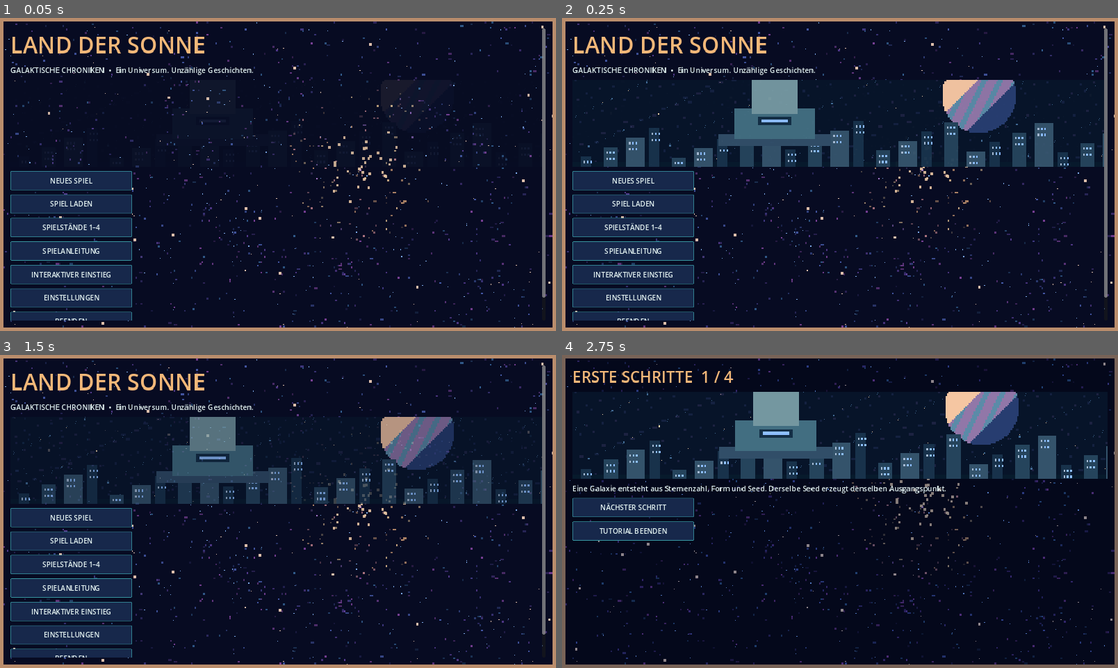
Above: before the commit, frames 1-4 (two rows, left to right).
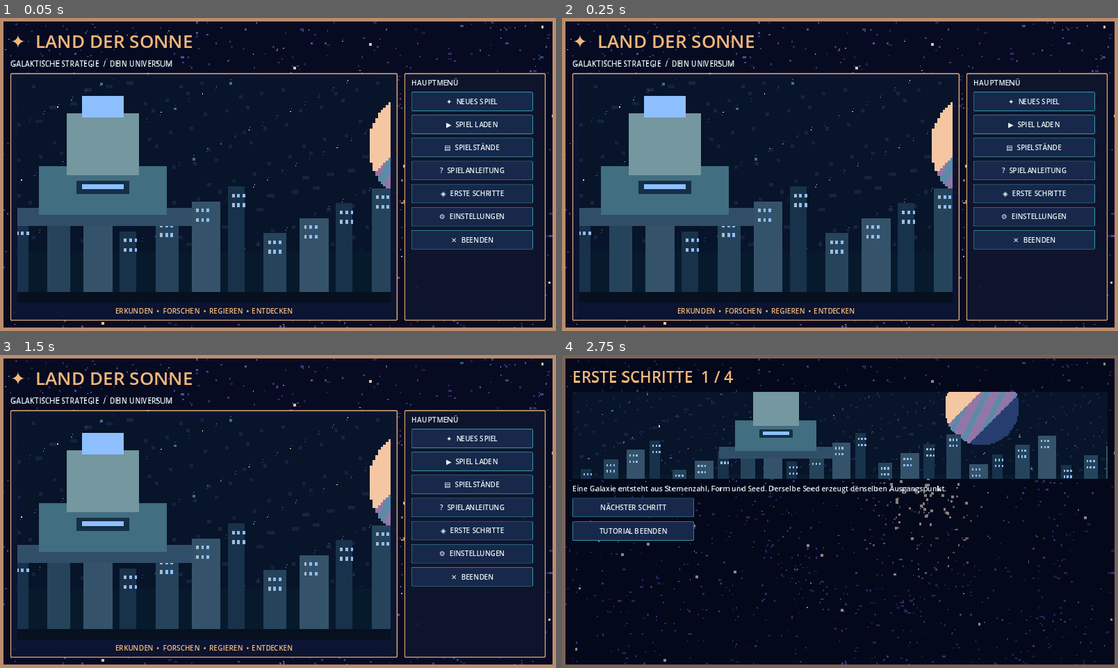
Above: after the commit, the same moments.

Repository: justuslaier-cmyk/Land-der-Sonne
Game: Godot game, scene res://scenes/galaxy.tscn
Same seed, same stepped clock (60 frames per second), same inputs: the game is played once before the commit and once after it.
Inputs:
- Up to frame 1 (0.05 s): no input
- Up to frame 2 (0.25 s): no input
- Up to frame 3 (1.5 s): click "SPIELANLEITUNG" (after the commit: "? SPIELANLEITUNG") at 0.5 s; click "ZUM MENÜ" at 1.25 s
- Up to frame 4 (2.75 s): click "INTERAKTIVER EINSTIEG" (after the commit: "◈ ERSTE SCHRITTE") at 2 s

The runs differ from the first frame. In frame 1, 36% of the frame differs, in the area x 1-99%, y 3-97%; in frame 2, 42%; in frame 3, 40%; in frame 4, nothing differs.

Commit message:
UX overhaul: fixed full-screen illustrated main menu and no global scrolling in setup, empire creation and review

Diff:
--- a/game/scripts/galaxy/galaxy_ui.gd
+++ b/game/scripts/galaxy/galaxy_ui.gd
@@ -159,9 +159,8 @@
     root.add_theme_constant_override("separation", 8 if screen == "galaxy" else 14)
     root.size_flags_vertical = Control.SIZE_EXPAND_FILL
     root.size_flags_horizontal = Control.SIZE_EXPAND_FILL
-    if screen == "galaxy":
-        # The strategic screen must remain a fixed cockpit: only the right
-        # inspector scrolls. Scrolling the entire galaxy breaks map interaction.
+    if screen in ["galaxy", "menu", "settings", "empire", "review"]:
+        # Fixed cockpit and setup views: no page-length scrolling.
         margin.add_child(root)
     else:
         var scroll := ScrollContainer.new()
@@ -221,17 +220,50 @@
 func _show_menu() -> void:
     screen = "menu"
     _clear()
-    _title("LAND DER SONNE", 52)
-    _label("GALAKTISCHE CHRONIKEN  •  Ein Universum. Unzählige Geschichten.")
-    _illustration("menu")
-    _button("NEUES SPIEL", _begin_new_game)
-    _button("SPIEL LADEN", _load_game)
-    _button("SPIELSTÄNDE 1–4", _show_save_slots)
-    _button("SPIELANLEITUNG", _show_help)
-    _button("INTERAKTIVER EINSTIEG", _start_tutorial)
-    _button("EINSTELLUNGEN", func(): _open_options("menu"))
-    _button("BEENDEN", func(): get_tree().quit())
-    _label("Früher Prototyp • Galaxien können zufällig oder mit festem Seed erzeugt werden.")
+    _title("✦  LAND DER SONNE", 42)
+    _label("GALAKTISCHE STRATEGIE  /  DEIN UNIVERSUM")
+    var cockpit := HBoxContainer.new()
+    cockpit.size_flags_vertical = Control.SIZE_EXPAND_FILL
+    cockpit.add_theme_constant_override("separation", 16)
+    root.add_child(cockpit)
+    var hero := PanelContainer.new()
+    hero.size_flags_horizontal = Control.SIZE_EXPAND_FILL
+    hero.add_theme_stylebox_override("panel", GalaxyVisualTheme.panel_style(Color("#0c1532", 0.94), GOLD, 2))
+    cockpit.add_child(hero)
+    var hero_stack := VBoxContainer.new()
+    hero_stack.add_theme_constant_override("separation", 8)
+    hero.add_child(hero_stack)
+    var hero_image := TextureRect.new()
+    hero_image.texture = preload("res://assets/art/menu_city.svg")
+    hero_image.size_flags_vertical = Control.SIZE_EXPAND_FILL
+    hero_image.size_flags_horizontal = Control.SIZE_EXPAND_FILL
+    hero_image.expand_mode = TextureRect.EXPAND_IGNORE_SIZE
+    hero_image.stretch_mode = TextureRect.STRETCH_KEEP_ASPECT_COVERED
+    hero_image.texture_filter = CanvasItem.TEXTURE_FILTER_NEAREST
+    hero_stack.add_child(hero_image)
+    var hero_caption := Label.new()
+    hero_caption.text = "ERKUNDEN  •  FORSCHEN  •  REGIEREN  •  ENTDECKEN"
+    hero_caption.horizontal_alignment = HORIZONTAL_ALIGNMENT_CENTER
+    hero_caption.add_theme_color_override("font_color", GOLD)
+    hero_stack.add_child(hero_caption)
+    var menu_panel := PanelContainer.new()
+    menu_panel.custom_minimum_size.x = 325
+    menu_panel.add_theme_stylebox_override("panel", GalaxyVisualTheme.panel_style(Color("#10152e", 0.96), GOLD, 2))
+    cockpit.add_child(menu_panel)
+    var menu_content := VBoxContainer.new()
+    menu_content.add_theme_constant_override("separation", 9)
+    menu_panel.add_child(menu_content)
+    var original_root := root
+    root = menu_content
+    _label("HAUPTMENÜ")
+    _button("✦  NEUES SPIEL", _begin_new_game)
+    _button("▶  SPIEL LADEN", _load_game)
+    _button("▤  SPIELSTÄNDE", _show_save_slots)
+    _button("?  SPIELANLEITUNG", _show_help)
+    _button("◈  ERSTE SCHRITTE", _start_tutorial)
+    _button("⚙  EINSTELLUNGEN", func(): _open_options("menu"))
+    _button("✕  BEENDEN", func(): get_tree().quit())
+    root = original_root
 
 func _show_help() -> void:
     var from_game := not world.is_empty()
